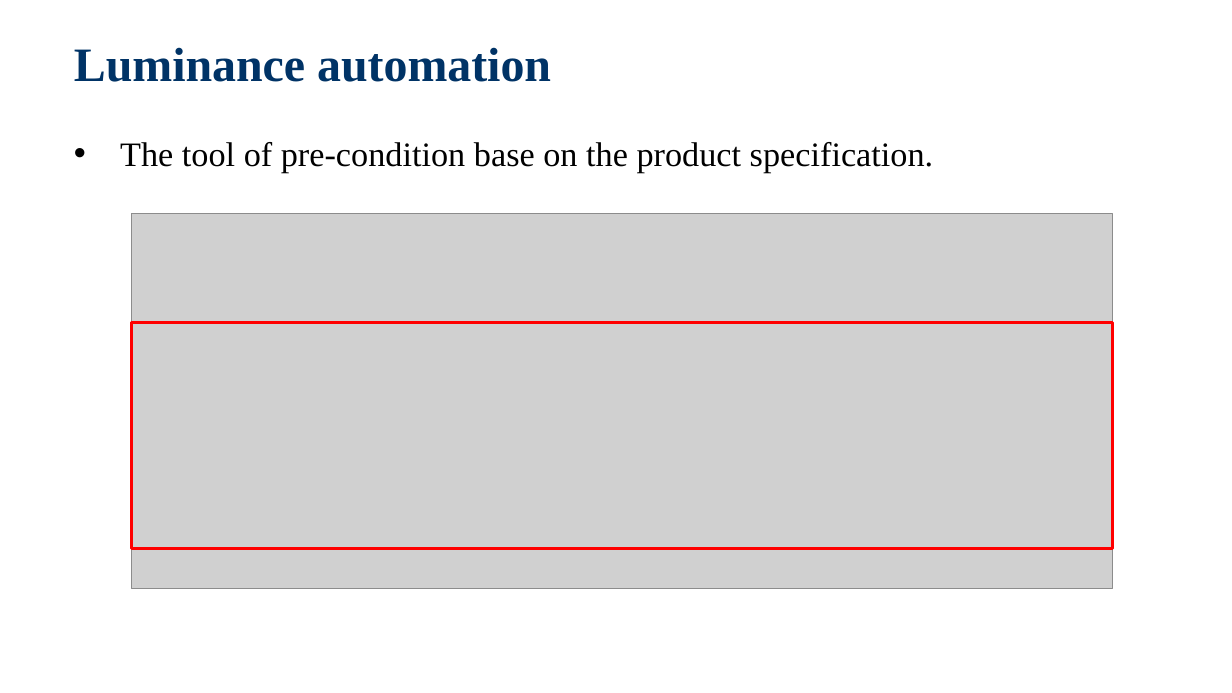
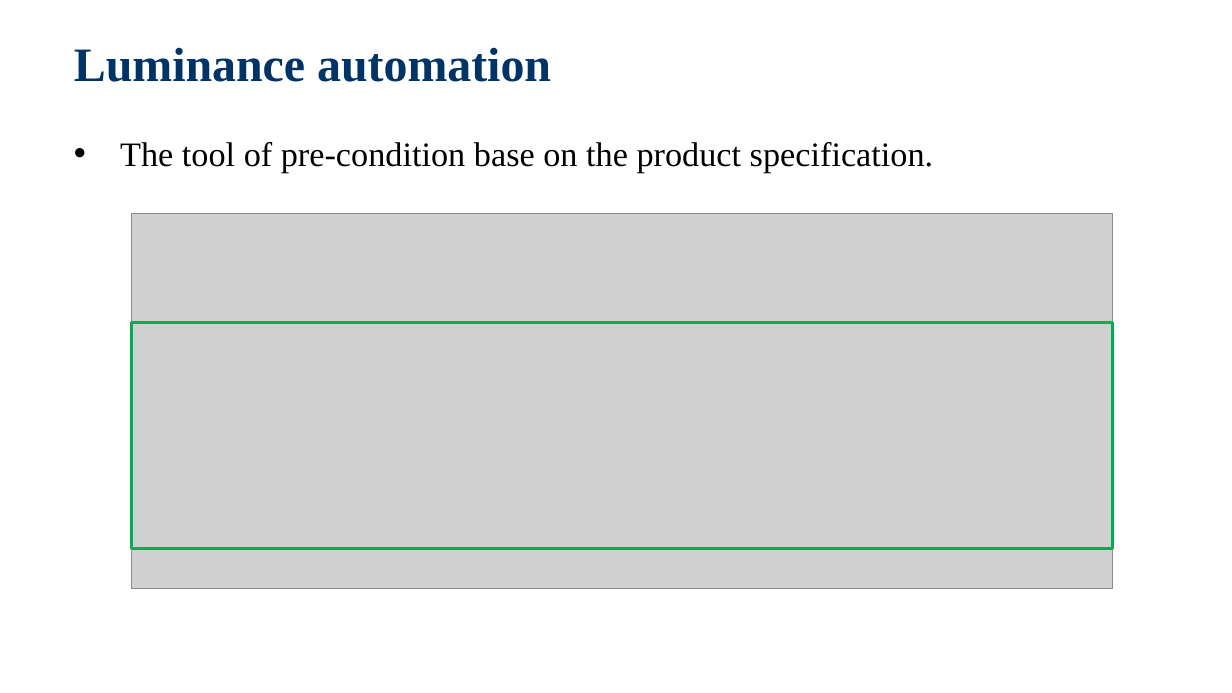
Before and after one commit to jackiejay888/automation, a slide deck: slide 21 of kpi/Automation Testing_Demo/Automation Testing_20200311.pptx. Drawn at 1232x693 pixels with LibreOffice and Linux fonts; fonts in the diff are those of the drawing; grey boxes stand for pictures; background and template pictures are left out. Boxes give left, top, right and bottom in pixels: in the first picture for what was removed or moved away, otherwise in the second. Text is boxed around its words. In the diff, an @@ line names an element or a change of style, - is before the commit and + after.

Commit message:
Modify the Automation Testing_Demo

```diff
--- a/kpi/Automation Testing_Demo/Automation Testing_20200311.pptx
+++ b/kpi/Automation Testing_Demo/Automation Testing_20200311.pptx
@@ rectangle at (132, 323, 1112, 549): outline #FF0000 2 pt to #00B050 2 pt @@
```
Also in this commit, not shown: 14 other slides changed, 1 slide removed.
